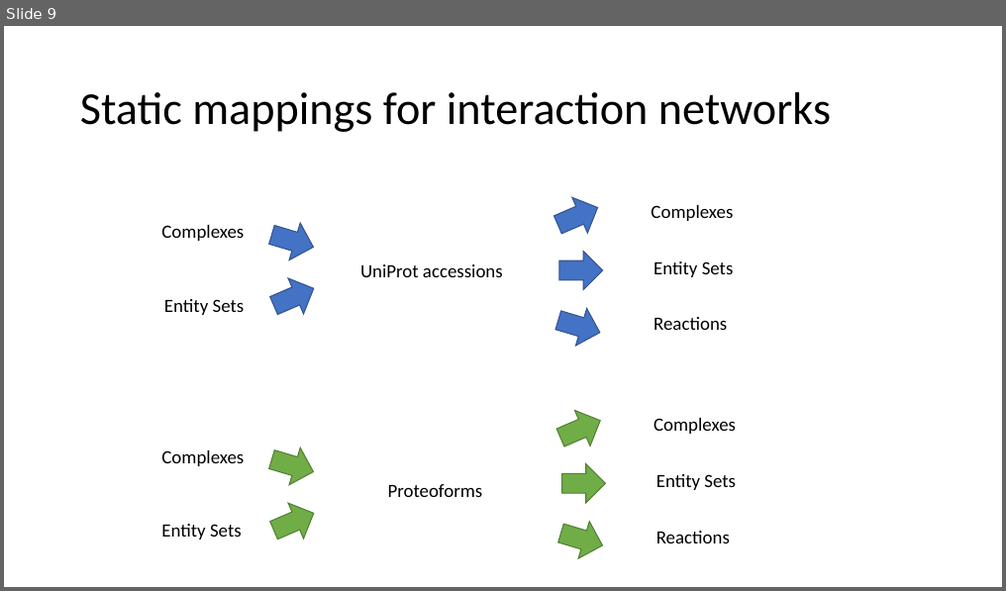
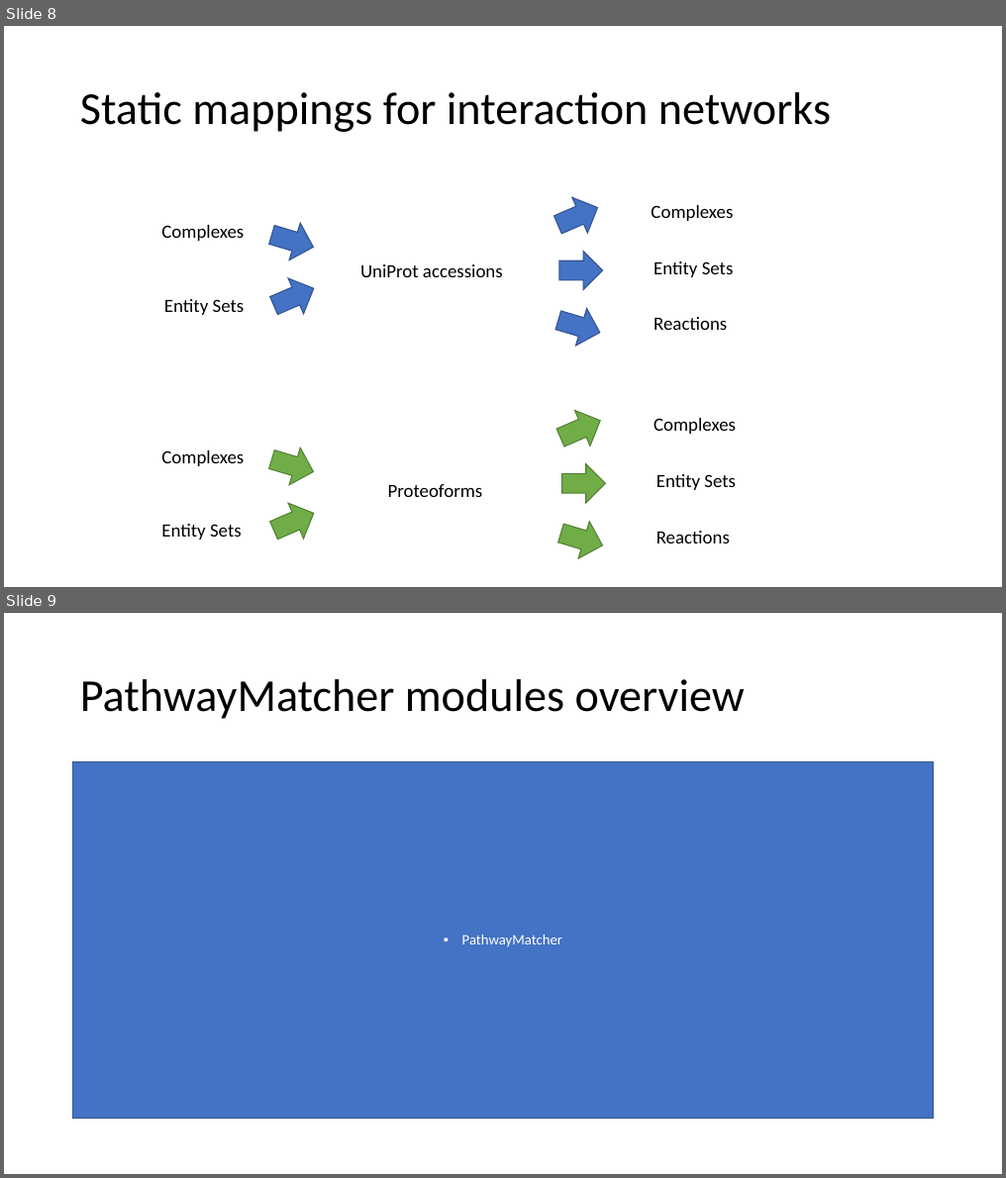
Before and after one commit to PathwayAnalysisPlatform/PathwayMatcher_Dev, a slide deck: docs/figures/Architecture.pptx. Shown one above the other, each under a label of ours: slide 9 before the commit, slides 8 and 9 after it. The pictures are 1006x591 and 1006x1178 pixels, drawn with LibreOffice and Linux fonts; fonts in the diff are those of the drawing. Boxes give left, top, right and bottom in pixels: in the first picture for what was removed or moved away, otherwise in the second. Text is boxed around its words. In the diff, an @@ line names an element or a change of style, - is before the commit and + after.

```diff
--- a/docs/figures/Architecture.pptx
+++ b/docs/figures/Architecture.pptx
@@ slide 9 added at (4, 613, 1002, 1174), background #FFFFFF @@
@@ title added at (80, 679, 745, 719), 44 pt, text #000000 @@
+PathwayMatcher modules overview
@@ text added at (73, 762, 934, 1119), fill #4472C4, outline #325491 1 pt, 14 pt, text #FFFFFF @@
+• PathwayMatcher
@@ what was slide 9 is now slide 8 @@
```
Also in this commit, not shown: 1 slide changed, 1 slide removed, 1 other file.
